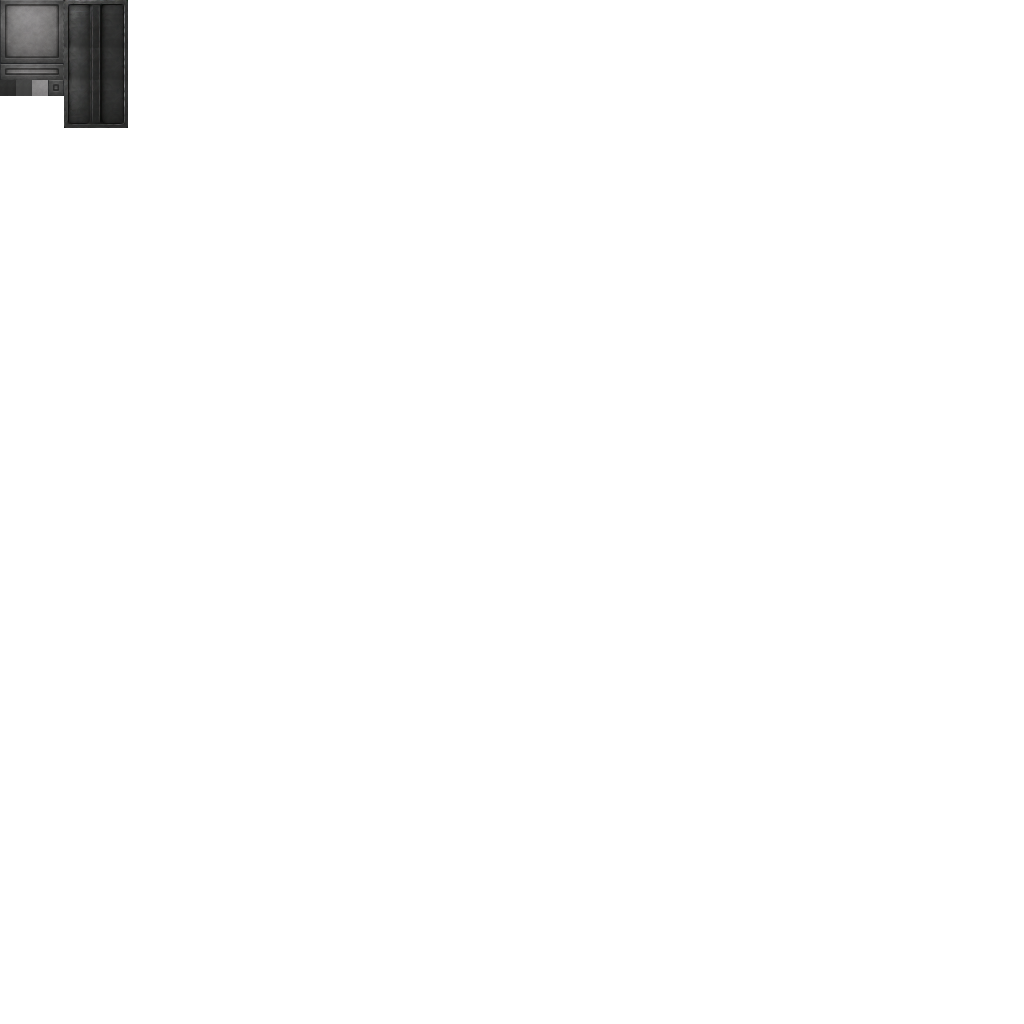
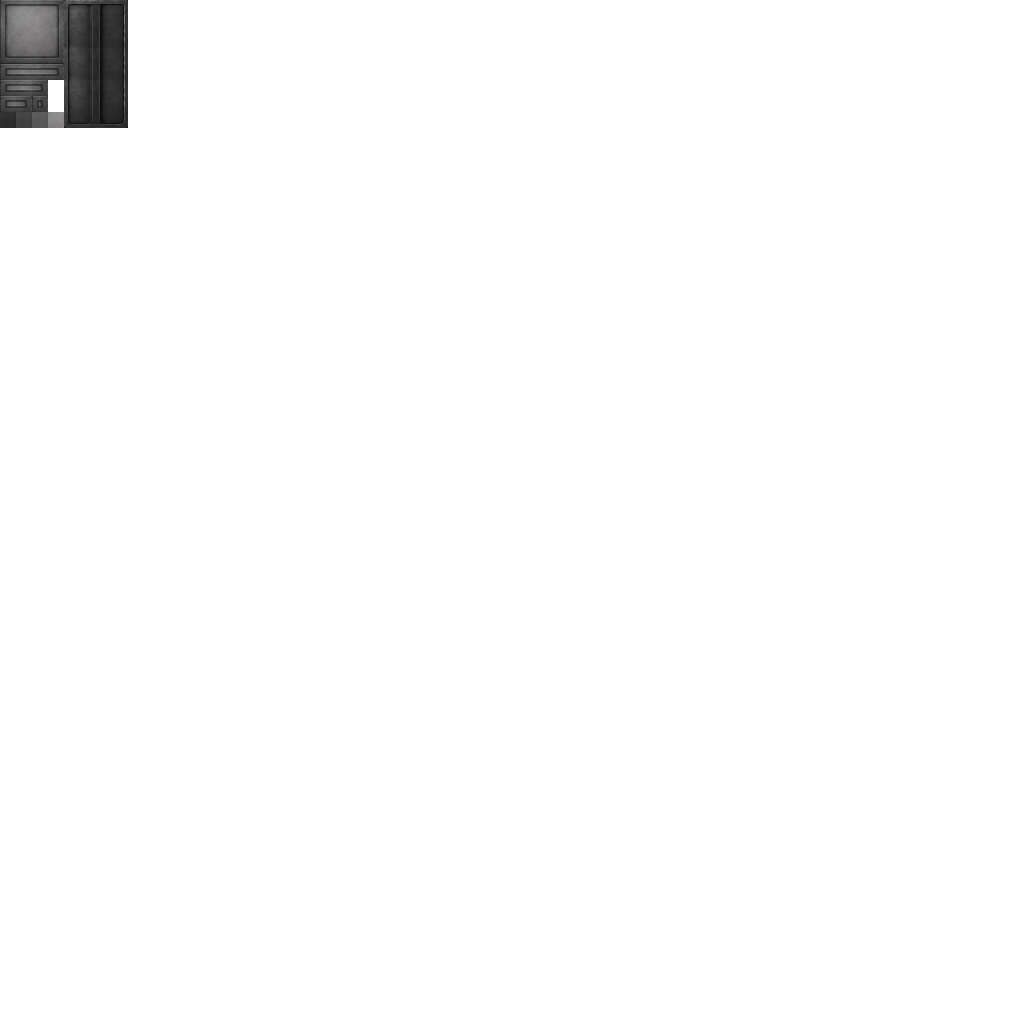
Layer changes from the first 1024 × 1024 image to the second:
painted on "Layer" over [0, 72, 64, 128]
